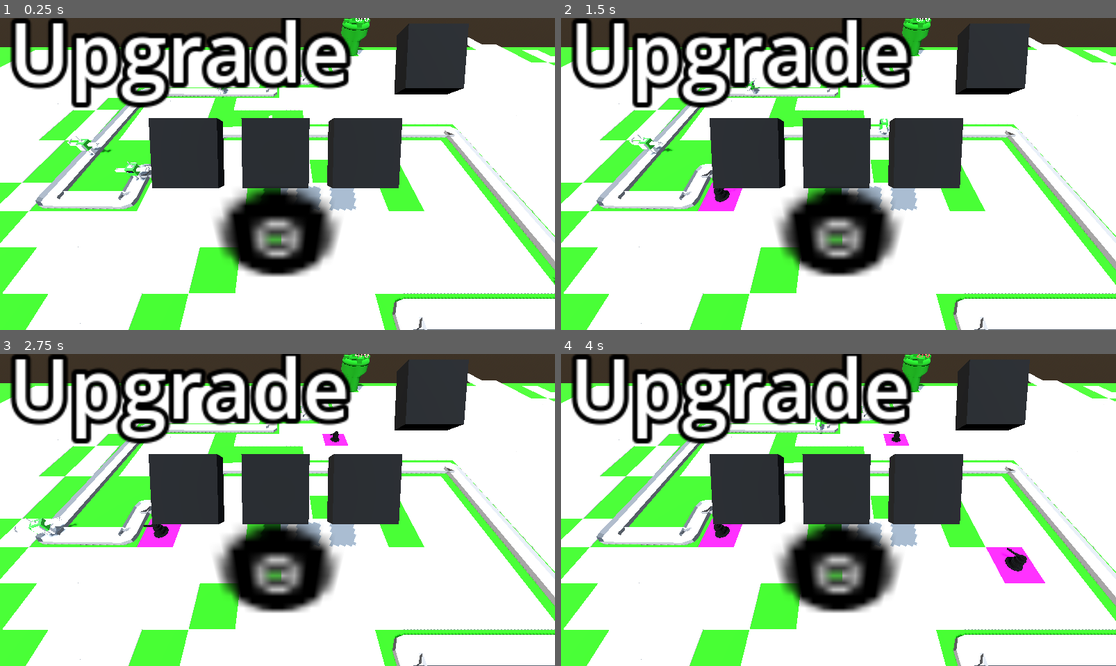
Above: before the commit, frames 1-4 (two rows, left to right).
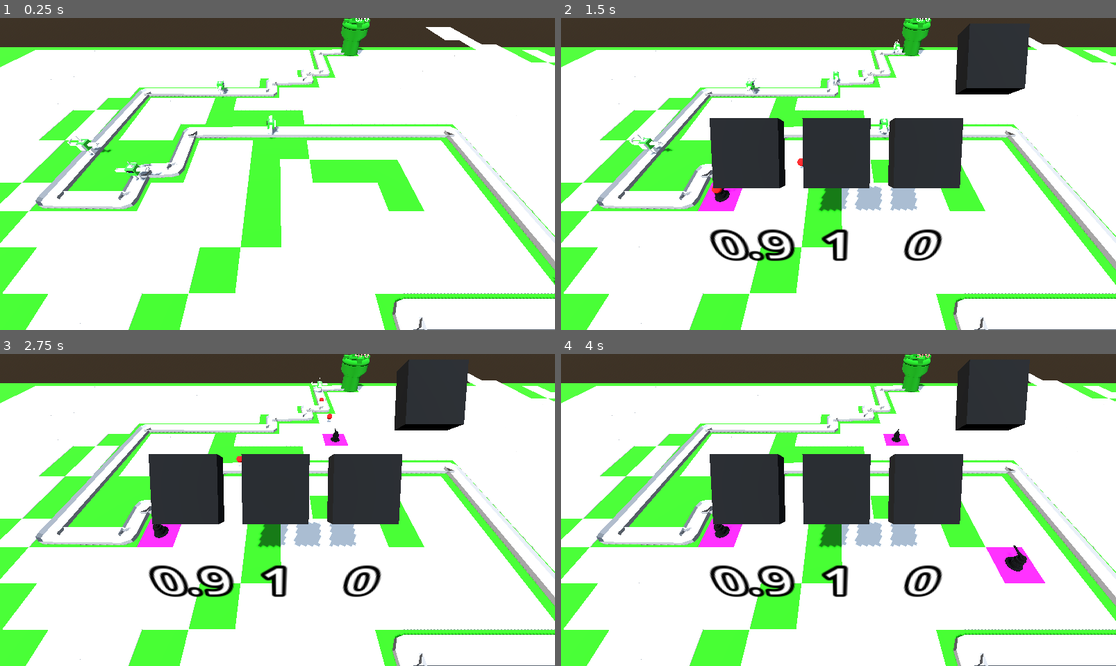
Above: after the commit, the same moments.

Repository: isaacK-428/barbarian-blaster
Game: Godot game, scene res://scenes/main_scene.tscn
The game is run twice, just before and just after one commit, with the same random seed, the same clock (stepped at 60 frames per second) and the same inputs.
Inputs (mouse positions are in pixels of both pictures, inside the frame that each line leads up to):
- Up to frame 1 (0.25 s): no input
- Up to frame 2 (1.5 s): move the mouse to (960, 158) at 0.52 s; press the mouse at (960, 158) at 0.53 s; move the mouse to (727, 189) at 1.27 s; release the mouse at (727, 189) at 1.28 s; click (727, 189) at 1.35 s
- Up to frame 3 (2.75 s): move the mouse to (333, 441) at 2.02 s; press the mouse at (333, 441) at 2.03 s
- Up to frame 4 (4 s): move the mouse to (810, 572) at 2.77 s; release the mouse at (810, 572) at 2.78 s; click (810, 572) at 2.85 s; move the mouse to (1005, 556) at 3.52 s; press the mouse at (1005, 556) at 3.53 s

The runs differ from the first frame. In frame 1, 25% of the frame differs, in the area x 1-85%, y 0-84%; in frame 2, 15%; in frame 3, 15%; in frame 4, 15%.
Error after the commit: Cannot call method 'get_parent' on a null value. (res://scripts/ray_picker_camera.gd:74)

Commit message:
upgrades
show them store more data form turret

Diff:
--- a/enemy/enemy.tscn
+++ b/enemy/enemy.tscn
@@ -2,6 +2,7 @@
 
 [ext_resource type="Script" uid="uid://say8qscyooin" path="res://enemy/enemy.gd" id="1_2mvqj"]
 [ext_resource type="Script" uid="uid://b8i7vvq6fxv0h" path="res://enemy/why.gd" id="2_ofsxj"]
+[ext_resource type="Resource" uid="uid://lwmt1kabhvr8" path="res://enemy1.tres" id="2_ppra6"]
 [ext_resource type="PackedScene" uid="uid://be6fg3wc031bg" path="res://assets/guy.glb" id="3_ppra6"]
 
 [sub_resource type="FastNoiseLite" id="FastNoiseLite_ofsxj"]
@@ -28,6 +29,7 @@
 [node name="enemy" type="PathFollow3D" unique_id=1077895707]
 loop = false
 script = ExtResource("1_2mvqj")
+enemy_type = ExtResource("2_ppra6")
 
 [node name="MeshInstance3D" type="MeshInstance3D" parent="." unique_id=2065507035]
 transform = Transform3D(1, 0, 0, 0, 1, 0, 0, 0, 1, 0, 1, 0)
--- a/enemy/why.gd
+++ b/enemy/why.gd
@@ -1,6 +1,7 @@
 extends StaticBody3D
 
 var health = 5
+var enemy_type = null
 # Called when the node enters the scene tree for the first time.
 func _ready() -> void:
 	pass # Replace with function body.
@@ -11,4 +12,10 @@
 	pass
 func take_damage(amount):
 	health-=amount
+	if health<=0:
+		die()
 	print(health)
+func die():
+	print("die")
+	Cheese.gold+=get_parent().enemy_type.gold
+	get_parent().queue_free()
--- a/enemy2.tres
+++ b/enemy2.tres
@@ -5,6 +5,5 @@
 [resource]
 resource_local_to_scene = true
 script = ExtResource("1_innom")
-speed = 5
-health = 10
-damage = 2
+speed = 3
+health = 6
--- a/scenes/ray_picker_camera.tscn
+++ b/scenes/ray_picker_camera.tscn
@@ -12,23 +12,36 @@
 collide_with_areas = true
 
 [node name="up_grade_UI" type="Node3D" parent="." unique_id=1248385027]
+visible = false
 
 [node name="button" parent="up_grade_UI" unique_id=294777311 instance=ExtResource("2_yjt0p")]
 transform = Transform3D(1, 2.842171e-14, 7.1054274e-14, 0, 0.08367795, 0.9964929, 0, -0.9964929, 0.08367795, -4.6194447e-07, 1.1437275, -9.364397)
 index = 2
 
 [node name="Label3D" type="Label3D" parent="up_grade_UI/button" unique_id=347403370]
-transform = Transform3D(1, 0, 0, 0, -0.47255075, -0.8813033, 0, 0.8813033, -0.47255075, 6.731508e-07, -1.9904399, -3.4696026)
-pixel_size = 0.4233
+transform = Transform3D(1, -7.1054274e-15, -1.4210855e-14, 7.1054274e-15, -0.4725507, -0.8813033, -2.842171e-14, 0.8813033, -0.4725507, -0.034168575, -2.0970974, -3.6555214)
+pixel_size = 0.05
 text = "0"
-font_size = 7
+font_size = 41
 
 [node name="button2" parent="up_grade_UI" unique_id=1713754705 instance=ExtResource("2_yjt0p")]
 transform = Transform3D(1, 3.5527137e-14, 7.1054274e-14, 0, 0.08367795, 0.9964929, 0, -0.9964929, 0.08367795, -4.0000005, 1.1437268, -9.364397)
 
+[node name="Label3D2" type="Label3D" parent="up_grade_UI/button2" unique_id=1947110239]
+transform = Transform3D(1, 7.1054274e-15, 0, 7.1054274e-15, -0.4725507, -0.8813033, -2.842171e-14, 0.8813033, -0.4725507, 0.8217261, -2.0970974, -3.6555207)
+pixel_size = 0.05
+text = "0"
+font_size = 41
+
 [node name="button3" parent="up_grade_UI" unique_id=1410373816 instance=ExtResource("2_yjt0p")]
 transform = Transform3D(1, 4.973799e-14, 7.1054274e-14, 0, 0.08367795, 0.9964929, 0, -0.9964929, 0.08367795, 3.9999995, 1.1437283, -9.364397)
 index = 3
+
+[node name="Label3D3" type="Label3D" parent="up_grade_UI/button3" unique_id=42430352]
+transform = Transform3D(1, 1.4210855e-14, 1.4210855e-14, 7.1054274e-15, -0.4725507, -0.8813033, -2.842171e-14, 0.8813033, -0.4725507, -0.8715799, -2.0970964, -3.6555214)
+pixel_size = 0.05
+text = "0"
+font_size = 41
 
 [node name="exit_button" parent="up_grade_UI" unique_id=2038747756 instance=ExtResource("2_yjt0p")]
 transform = Transform3D(1, 9.2370556e-14, 7.1054274e-14, 0, 0.08367795, 0.9964929, 0, -0.9964929, 0.08367795, 7.999998, 6.097, -10.574812)
@@ -36,6 +49,7 @@
 
 [node name="Label3D" type="Label3D" parent="up_grade_UI" unique_id=994029802]
 transform = Transform3D(1, 0, -1.3500312e-13, 0, 1, 0, 0, 0, 1, -6.0000014, 7.4857073, -12.327373)
+visible = false
 pixel_size = 0.1
 text = "Upgrade"
 font_size = 50
--- a/scenes/turret.tscn
+++ b/scenes/turret.tscn
@@ -114,7 +114,7 @@
 mesh = SubResource("BoxMesh_fowog")
 
 [node name="Timer" type="Timer" parent="." unique_id=471966124]
-wait_time = 0.992
+wait_time = 0.101
 autostart = true
 
 [node name="Area3D" type="Area3D" parent="." unique_id=540852476 groups=["turret"]]
--- a/scripts/cheese.gd
+++ b/scripts/cheese.gd
@@ -1,5 +1,6 @@
 extends Node
 var in_upgrade = false
+var gold: int = 0
 #func set_turret(node: Node3D):
 	#for i in get_tree().get_first_node_in_group("camera"):
 		#i.turret=node
--- a/scripts/enemy_resource.gd
+++ b/scripts/enemy_resource.gd
@@ -2,3 +2,4 @@
 @export var speed: int
 @export var health: int
 @export var damage = 1
+@export var gold: int = 5
--- a/scripts/new_gd_script.gd
+++ b/scripts/new_gd_script.gd
@@ -2,3 +2,5 @@
 class_name enemy
 @export var speed: int
 @export var health: int
+@export var damage: float = 1.2
+@export var gold: int = 5
--- a/scripts/ray_picker_camera.gd
+++ b/scripts/ray_picker_camera.gd
@@ -1,11 +1,18 @@
 extends Camera3D
 
 @export var grid_map: GridMap = null
-
+@export var turret_type: Resource = null
 @onready var ray_cast_3d: RayCast3D = $RayCast3D
 @export var turret_manager: Node3D = null
 var current_turret: Node3D = null
-
+var fire_rate = null
+var damage = null
+var ability = null
+var upgrades = [
+	[5,10,25],
+	[5,20,35],
+	[5,15,30]
+]
 # Called when the node enters the scene tree for the first time.
 func _ready() -> void:
 	#hide_upgrade_UI()
@@ -35,11 +42,11 @@
 			Input.set_default_cursor_shape(Input.CURSOR_ARROW)
 		if collider.is_in_group("turret") and Input.is_action_just_pressed("mouse_click") and Cheese.in_upgrade==false:
 			print("this is a turret")
-			Cheese.in_upgrade = true
-			current_turret=collider
+			set_turret(collider)
+
 			show_upgrade_UI()
 			Input.set_default_cursor_shape(Input.CURSOR_ARROW)
-		if collider.is_in_group("button"):
+		if collider.is_in_group("button") and Input.is_action_just_pressed("mouse_click"):
 			collider.clicked()
 
 
@@ -50,10 +57,27 @@
 func button_actions(button):
 	match button:
 		1:
-			print("1")
+			fire_rate-=0.2 #left
 		2:
-			print("2")
+			print("2") #middle
 		3:
-			print("3")
+			print("3") #right
 		4:
-			print("4")
+			print("4") #exit top right
+			hide_upgrade_UI()
+			Cheese.in_upgrade=false
+			$up_grade_UI/button2/Label3D2.text = str(fire_rate)
+			$up_grade_UI/button/Label3D.text = str(damage)
+			$up_grade_UI/Label3D.text = str(ability)
+			print(fire_rate)
+	print(current_turret)
+	current_turret.get_parent().apply_upgrades(fire_rate,damage,ability)
+func set_turret(collider):
+	Cheese.in_upgrade = true
+	current_turret=collider
+	damage = current_turret.get_parent().damage
+	fire_rate = current_turret.get_parent().fire_rate
+	ability = current_turret.get_parent().ability
+	$up_grade_UI/button2/Label3D2.text = str(fire_rate)
+	$up_grade_UI/button/Label3D.text = str(damage)
+	$up_grade_UI/Label3D.text = str(ability)
--- a/scripts/turret.gd
+++ b/scripts/turret.gd
@@ -2,7 +2,11 @@
 @export var bullet: PackedScene = null
 @onready var turret_top: MeshInstance3D = $MeshInstance3D
 @export var enemy_path: Path3D
+var current_turret: Node3D = null
 var look_enemy = null
+var fire_rate = 0.9
+var damage = 1
+var ability = 1
 # Called when the node enters the scene tree for the first time.
 func _ready() -> void:
 	pass
@@ -26,3 +30,7 @@
 
 func _on_timer_timeout() -> void:
 	shoot()
+func apply_upgrades(fire_rate: float,DMG: float,ability: int):
+	$Timer.wait_time = fire_rate
+	damage=DMG
+	print("damage ",damage,"  fire rate ", fire_rate)
